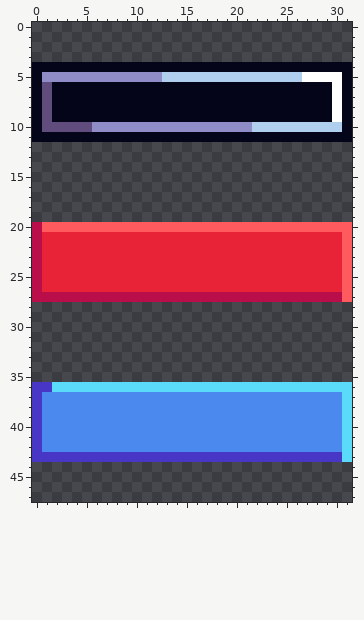
Pixel-art sprite -- Assets/Sprites/UI/statBars 1.png. Above, as it was before the edit.
The file is 32x48 pixels.
Once edited:
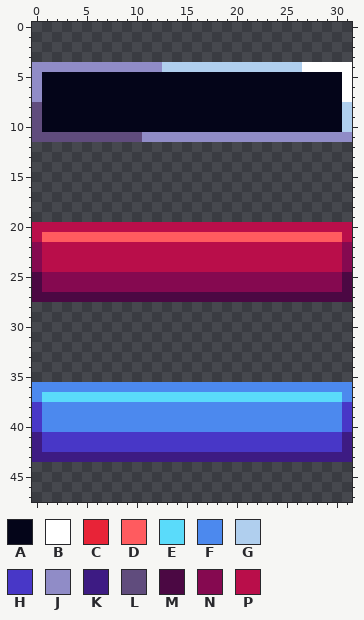
Palette (. is transparent): A #040519  B #ffffff  C #e82337  D #ff5b5f  E #5adbfa  F #4c89ee  G #b0cfee  H #4837c7  J #908cc7  K #3d1b83  L #604c7d  M #4b0843  N #850950  P #b90e4a
From the commit log: #1 15/11 >Changed Bar Visuals
Diff:
Changed rows in their new state; - is an unchanged pixel.
first column x 0:
 4 JJJJJJJJJJJJJGGGGGGGGGGGGGGBBBBB
 5 JAAAAAAAAAAAAAAAAAAAAAAAAAAAAAAB
 6 JA----------------------------AB
 7 JA----------------------------AB
 8 LA----------------------------AG
 9 LA----------------------------AG
10 LAAAAAAAAAAAAAAAAAAAAAAAAAAAAAAG
11 LLLLLLLLLLLJJJJJJJJJJJJJJJJJJJJJ
first column x 0:
20 -PPPPPPPPPPPPPPPPPPPPPPPPPPPPPPP
21 -DDDDDDDDDDDDDDDDDDDDDDDDDDDDDDP
22 NPPPPPPPPPPPPPPPPPPPPPPPPPPPPPPN
23 NPPPPPPPPPPPPPPPPPPPPPPPPPPPPPPN
24 NPPPPPPPPPPPPPPPPPPPPPPPPPPPPPPN
25 MNNNNNNNNNNNNNNNNNNNNNNNNNNNNNNM
26 MNNNNNNNNNNNNNNNNNNNNNNNNNNNNNNM
27 MMMMMMMMMMMMMMMMMMMMMMMMMMMMMMMM
first column x 0:
36 FFFFFFFFFFFFFFFFFFFFFFFFFFFFFFFF
37 FEEEEEEEEEEEEEEEEEEEEEEEEEEEEEEF
38 -------------------------------H
39 -------------------------------H
40 -------------------------------H
41 KHHHHHHHHHHHHHHHHHHHHHHHHHHHHHHK
42 KHHHHHHHHHHHHHHHHHHHHHHHHHHHHHHK
43 KKKKKKKKKKKKKKKKKKKKKKKKKKKKKKKK
